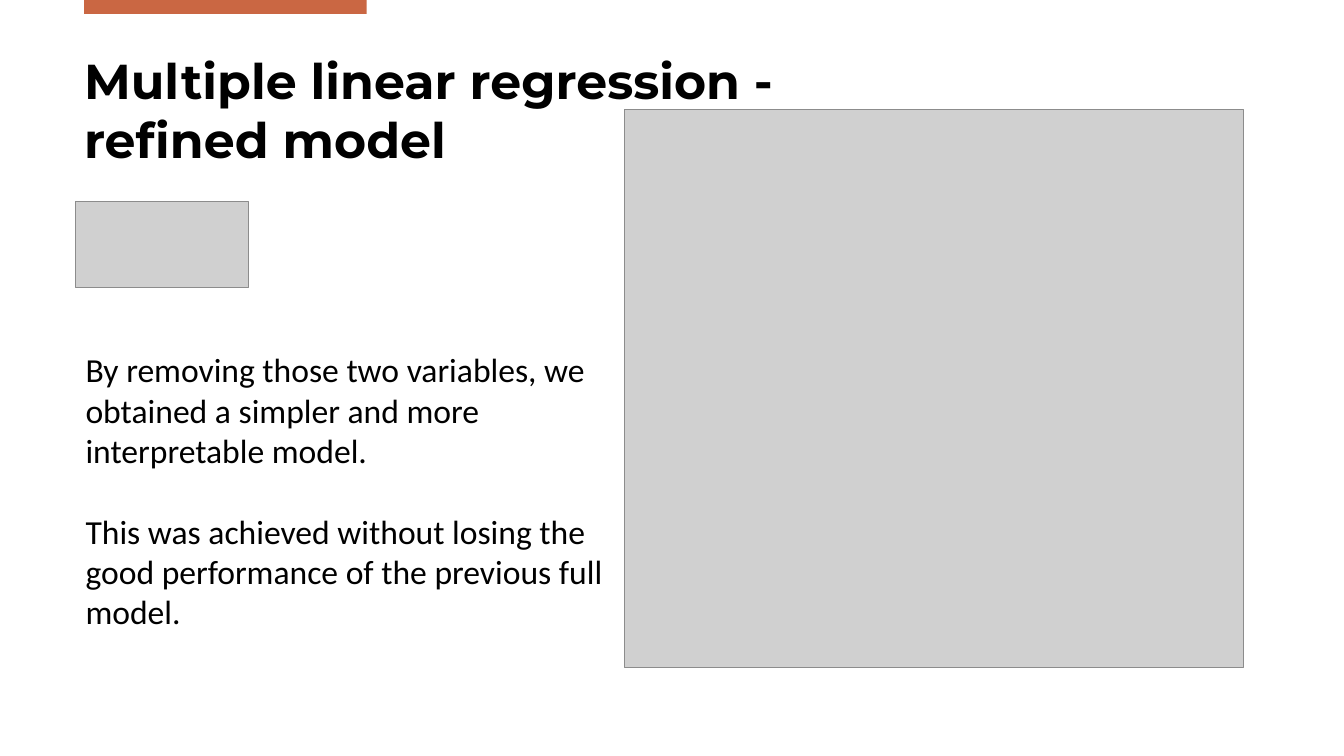
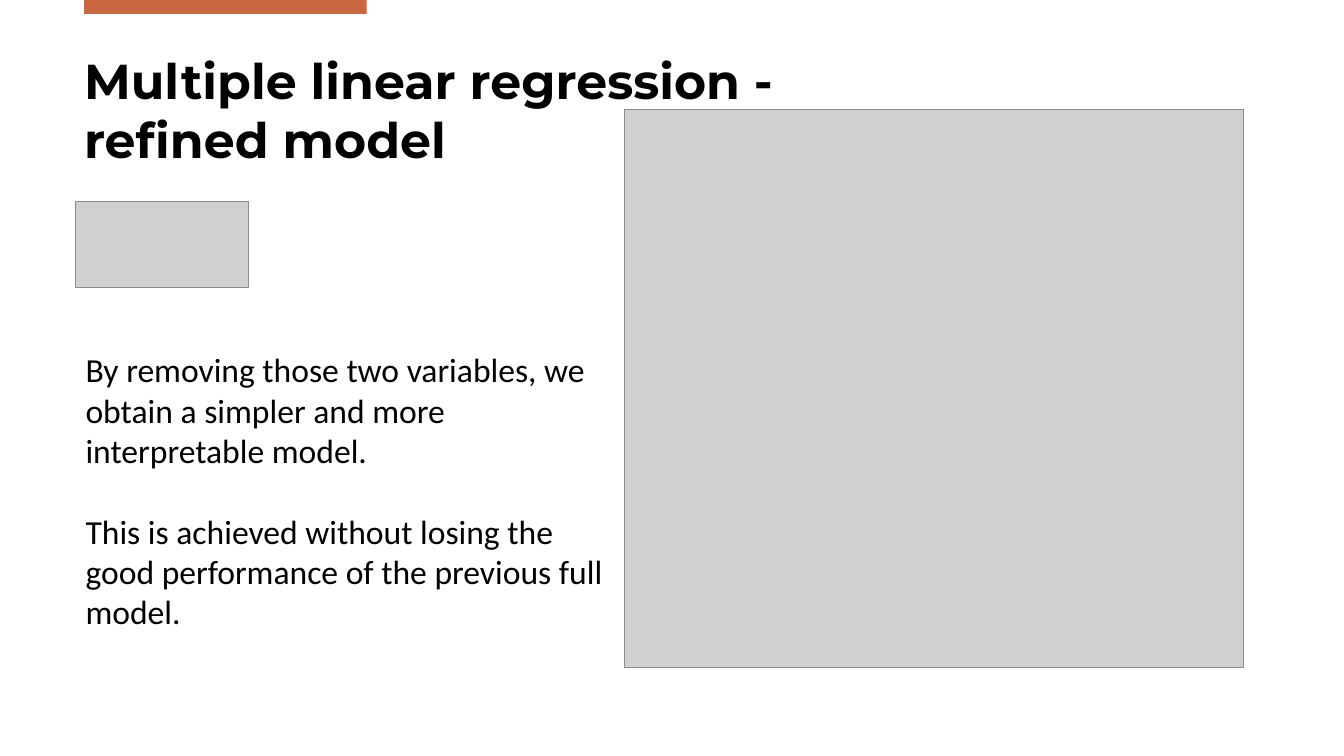
Before and after one commit to DanieleGotti/Food_Delivery_Time_Prediction, a slide deck: slide 20 of Presentation_Gotti_Mazzoleni.pptx. Drawn at 1344x756 pixels with LibreOffice and Linux fonts; fonts in the diff are those of the drawing; grey boxes stand for pictures; background and template pictures are left out. Boxes give left, top, right and bottom in pixels: in the first picture for what was removed or moved away, otherwise in the second. Text is boxed around its words. In the diff, an @@ line names an element or a change of style, - is before the commit and + after.

Commit message:
last presentation update

```diff
--- a/Presentation_Gotti_Mazzoleni.pptx
+++ b/Presentation_Gotti_Mazzoleni.pptx
@@ text at bbox=[86, 358, 602, 625]: text changed @@
-By removing those two variables, we obtained a simpler and more interpretable model.
-This was achieved without losing the good performance of the previous full model.
+By removing those two variables, we obtain a simpler and more interpretable model.
+This is achieved without losing the good performance of the previous full model.
```
Also in this commit, not shown: 5 other slides changed, 1 slide added.
